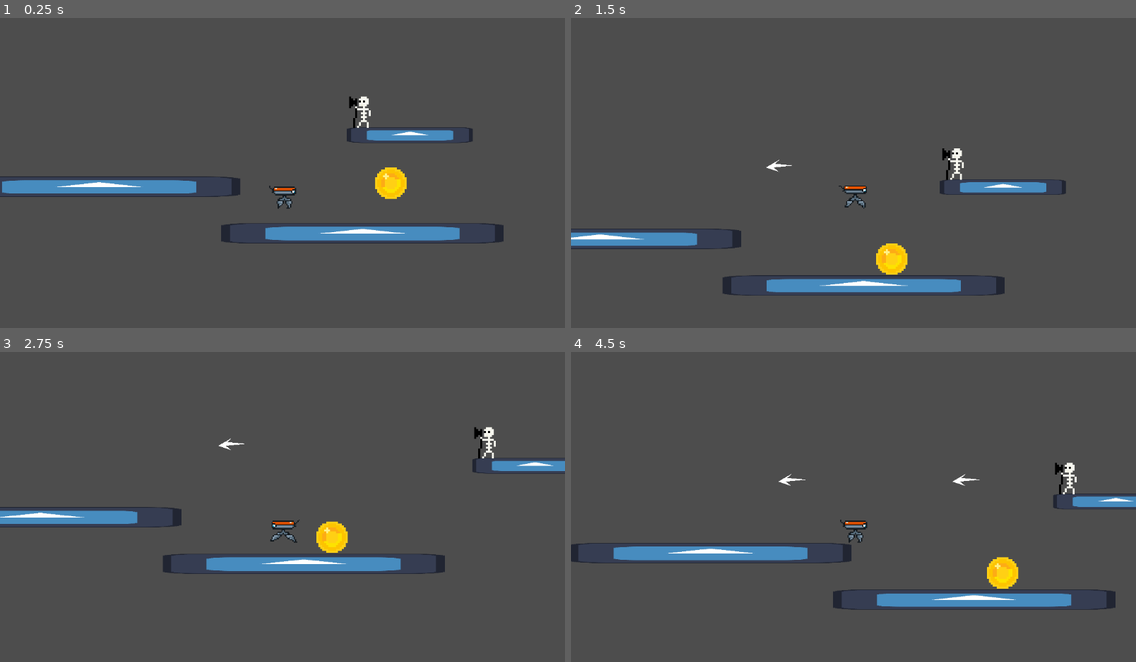
Above: before the commit, frames 1-4 (two rows, left to right).
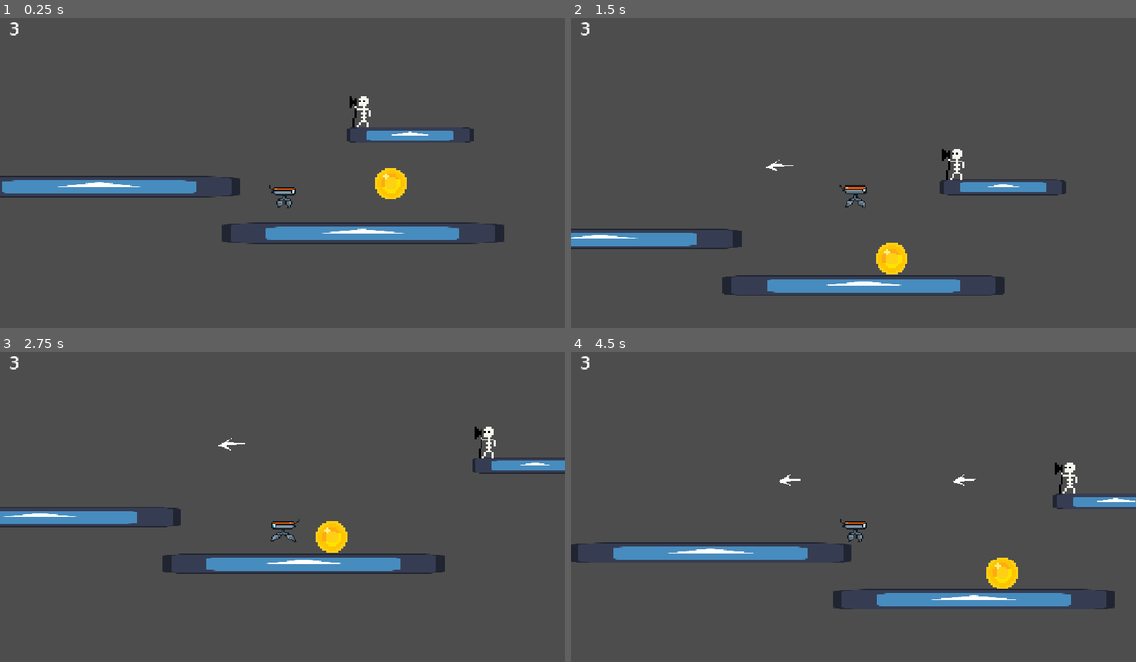
Above: after the commit, the same moments.

Repository: InnDieGames/godot-platformer
Game: Godot game, scene res://Level.tscn
The game is run twice, just before and just after one commit, with the same random seed, the same clock (stepped at 60 frames per second) and the same inputs. The engine's default icon, where the game draws it, is replaced by a stand-in: a white triangle on a blue panel in a dark square.
Inputs:
- Up to frame 1 (0.25 s): no input
- Up to frame 2 (1.5 s): tap Enter (ui_accept) at 0.5, 0.77 s; hold Right (ui_right) from 0.53 s (still down)
- Up to frame 3 (2.75 s): tap Enter (ui_accept) at 1.52 s; release Right (ui_right) at 2.03 s; hold Left (ui_left) from 2.03 s (still down)
- Up to frame 4 (4.5 s): tap Enter (ui_accept) at 3.02, 3.77 s; release Left (ui_left) at 4.28 s; hold Right (ui_right) from 4.28 s (still down)

The runs differ from the first frame. In frame 1, 0.9% of the frame differs, in the area x 0-90%, y 1-73%; in frame 2, 0.9%; in frame 3, 0.9%; in frame 4, 1.1%, in the area x 1-100%, y 1-84%.

Commit message:
simple UI

Diff:
--- a/Level.tscn
+++ b/Level.tscn
@@ -7,6 +7,7 @@
 [ext_resource type="Script" uid="uid://bwn755hx3wwma" path="res://moving_platform.gd" id="3_q4iis"]
 [ext_resource type="Script" uid="uid://bmvuljn1ixelm" path="res://enemy.gd" id="5_m3clv"]
 [ext_resource type="Texture2D" uid="uid://bav1o6e4gyopl" path="res://images/enemy.png" id="7_4eo0i"]
+[ext_resource type="Script" uid="uid://dlt1426dij38d" path="res://ui.gd" id="8_4eo0i"]
 
 [sub_resource type="CircleShape2D" id="CircleShape2D_kjfh8"]
 radius = 67.00746
@@ -17,7 +18,7 @@
 [sub_resource type="RectangleShape2D" id="RectangleShape2D_kjfh8"]
 size = Vector2(124, 123)
 
-[node name="Node2D" type="Node2D" unique_id=4597657]
+[node name="Node2D" type="Node" unique_id=760801393]
 
 [node name="StaticBody2D2" parent="." unique_id=1192229484 instance=ExtResource("1_wkftn")]
 position = Vector2(-494.99988, 415)
@@ -66,3 +67,24 @@
 position = Vector2(-1, 0.5)
 shape = SubResource("RectangleShape2D_kjfh8")
 metadata/_edit_lock_ = true
+
+[node name="CanvasLayer" type="CanvasLayer" parent="." unique_id=19908792]
+
+[node name="Control" type="Control" parent="CanvasLayer" unique_id=179394483]
+layout_mode = 3
+anchors_preset = 15
+anchor_right = 1.0
+anchor_bottom = 1.0
+grow_horizontal = 2
+grow_vertical = 2
+script = ExtResource("8_4eo0i")
+
+[node name="Label" type="Label" parent="CanvasLayer/Control" unique_id=1073887065]
+layout_mode = 0
+offset_left = 10.0
+offset_top = 10.0
+offset_right = 50.0
+offset_bottom = 33.0
+theme_override_font_sizes/font_size = 36
+text = "3"
+horizontal_alignment = 1
--- /dev/null
+++ b/global.gd
@@ -0,0 +1,3 @@
+extends Node
+
+signal health_changed(new_amount)
--- a/player.gd
+++ b/player.gd
@@ -62,6 +62,7 @@
 	print("entered")
 	if (area.is_in_group("damage")):
 		health -= 1
+		Global.health_changed.emit(health)
 		print("you suffered damage :(. remaining health: "+ str(health))
 		area.queue_free()
 		if (health == 0):
--- a/project.godot
+++ b/project.godot
@@ -15,9 +15,13 @@
 config/features=PackedStringArray("4.7", "GL Compatibility")
 config/icon="res://icon.svg"
 
+[autoload]
+
+Global="*uid://dfknom5su6wvo"
+
 [display]
 
-window/stretch/mode="viewport"
+window/stretch/mode="canvas_items"
 window/stretch/aspect="expand"
 
 [global_group]
--- /dev/null
+++ b/ui.gd
@@ -0,0 +1,7 @@
+extends Control
+
+func _ready() -> void:
+	Global.health_changed.connect(_on_health_changed)
+
+func _on_health_changed(new_amount):
+	$Label.text = str(new_amount)
Not shown, added: global.gd.uid
Not shown, added: ui.gd.uid
